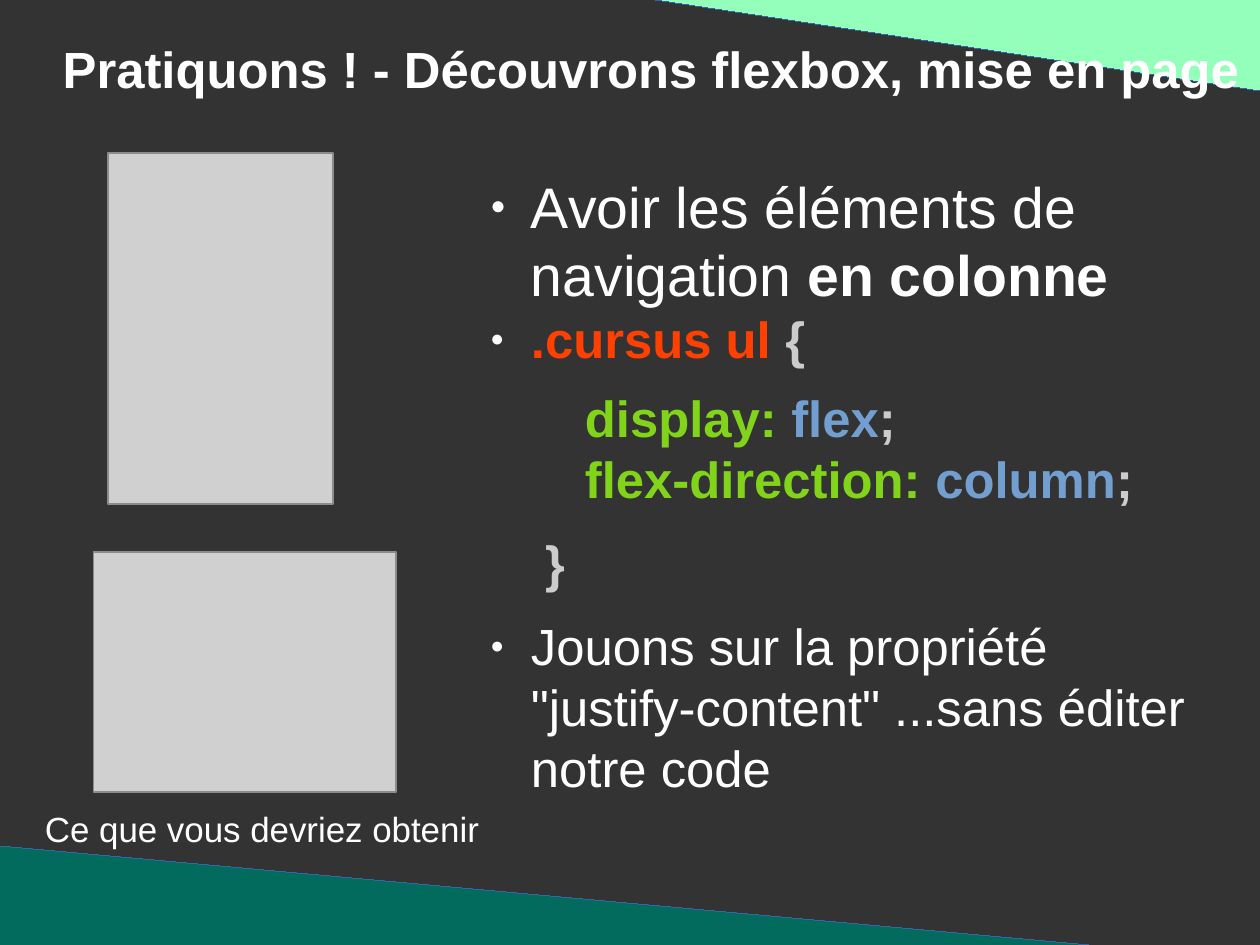
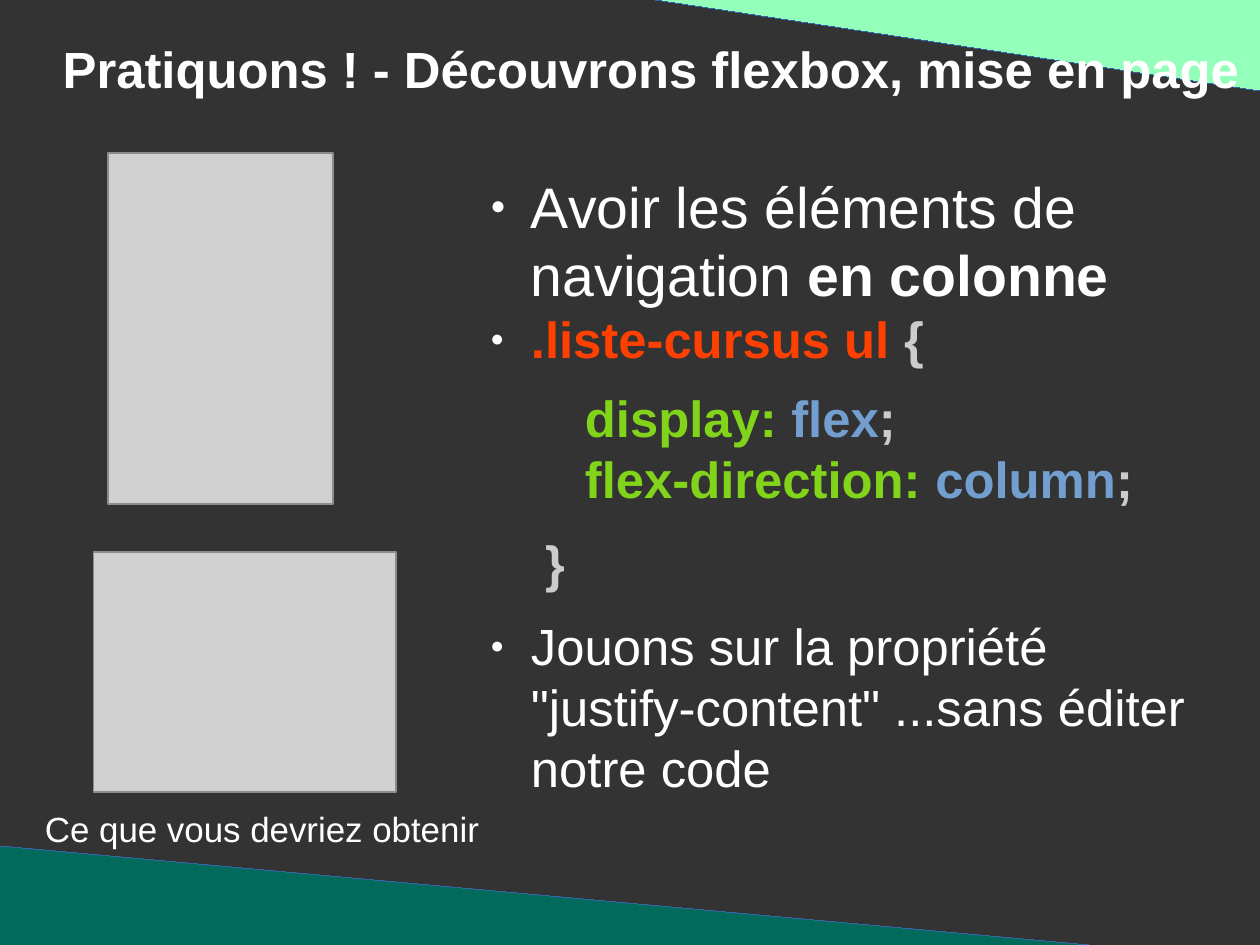
Before and after one commit to DanYellow/presentations, a slide deck: slide 111 of mmi/html/travaux-pratiques/numero-2/presentation.odp (slide 108 before the commit). Drawn at 1260x945 pixels with LibreOffice and Linux fonts; fonts in the diff are those of the drawing; grey boxes stand for pictures. Boxes give left, top, right and bottom in pixels: in the first picture for what was removed or moved away, otherwise in the second. Text is boxed around its words. In the diff, an @@ line names an element or a change of style, - is before the commit and + after.

```diff
--- a/mmi/html/travaux-pratiques/numero-2/presentation.odp
+++ b/mmi/html/travaux-pratiques/numero-2/presentation.odp
@@ text at (x1=531, y1=321, x2=889, y2=359): text changed @@
-● .cursus ul {
+● .liste-cursus ul {
```
Also in this commit, not shown: 4 other slides changed, 3 slides added, 3 other files.
